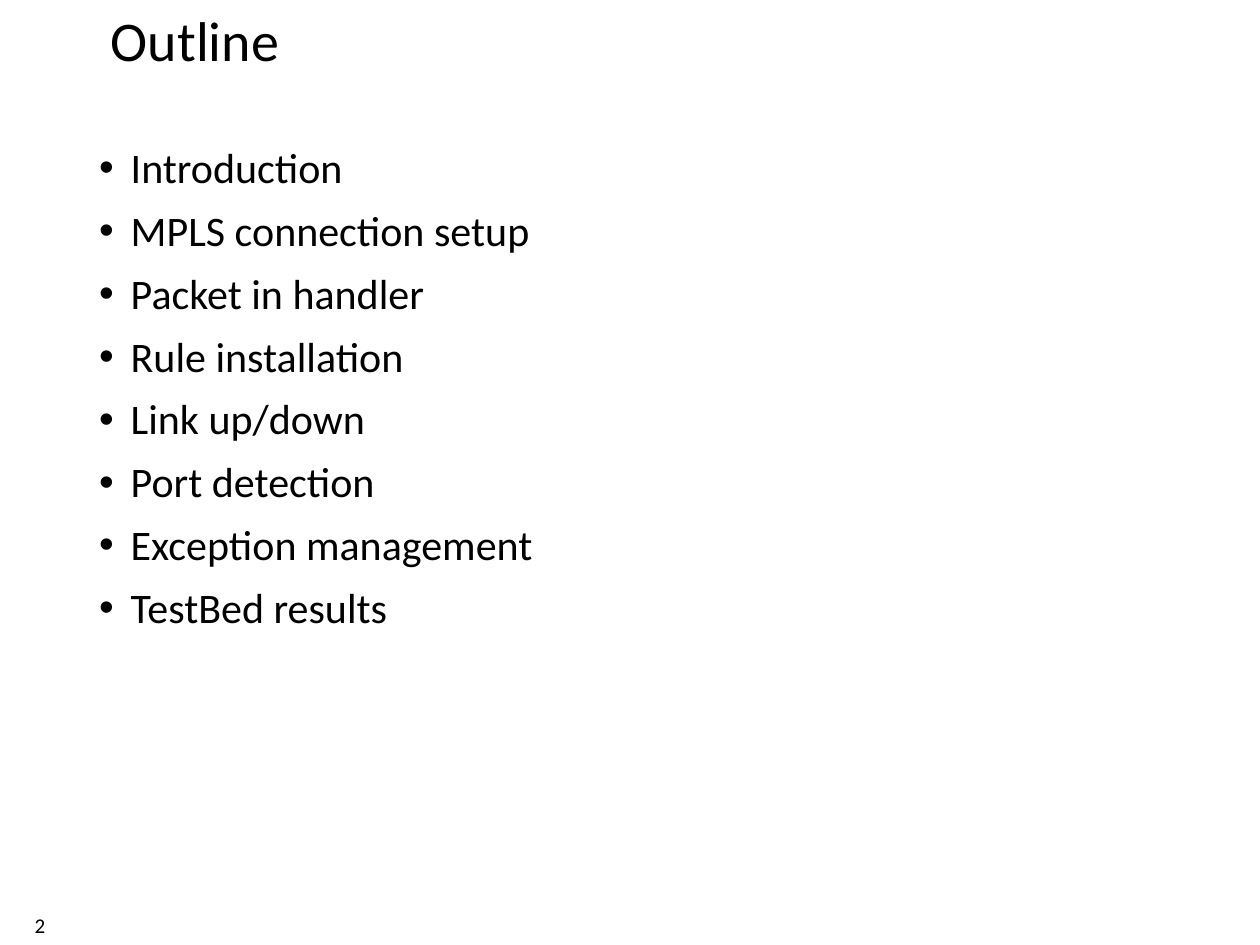
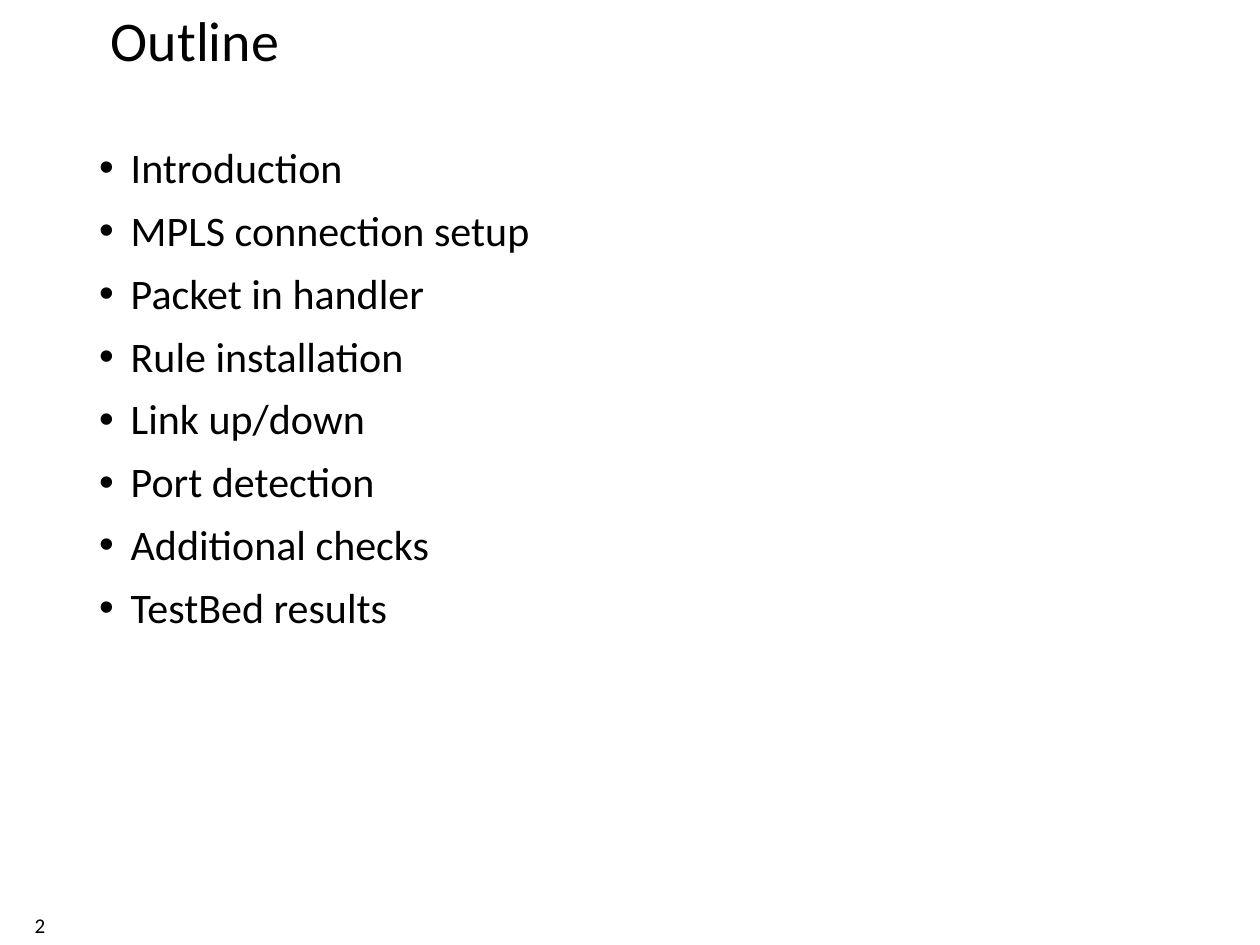
Before and after one commit to xdl907/switching-and-routing-project, a slide deck: slide 2 of template_project_exam__1_.pptx. Drawn at 1260x945 pixels with LibreOffice and Linux fonts; fonts in the diff are those of the drawing; background and template pictures are left out. Boxes give left, top, right and bottom in pixels: in the first picture for what was removed or moved away, otherwise in the second. Text is boxed around its words. In the diff, an @@ line names an element or a change of style, - is before the commit and + after.

```diff
--- a/template_project_exam__1_.pptx
+++ b/template_project_exam__1_.pptx
@@ text at (131,530,429,561): text changed @@
-• Exception management
+• Additional checks
```
Also in this commit, not shown: 7 other slides changed.
